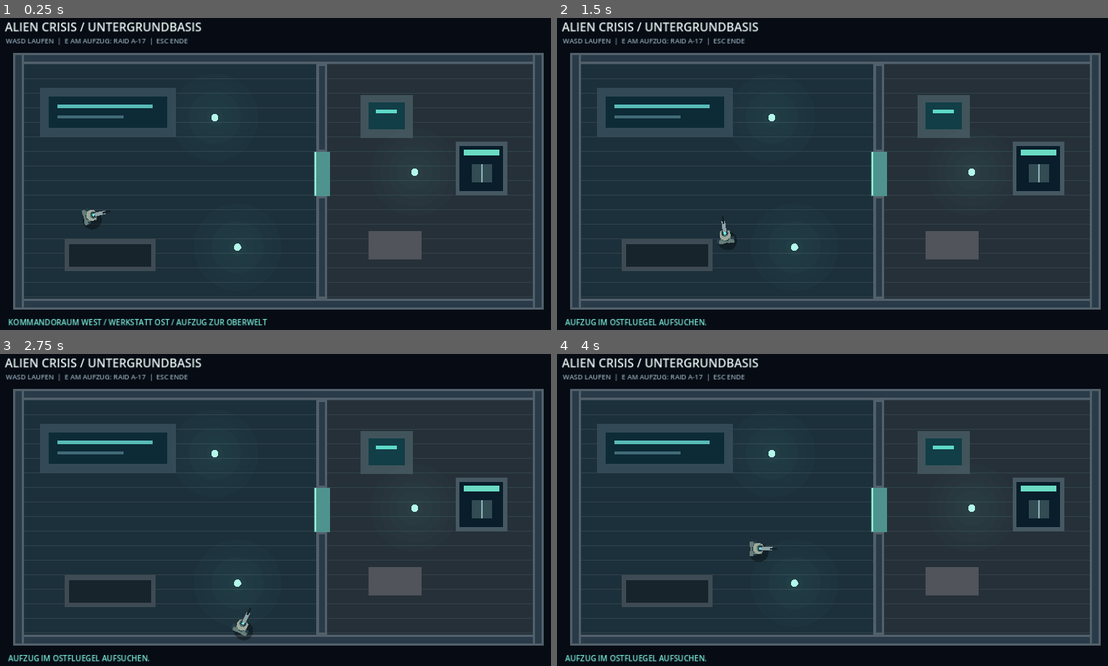
Above: before the commit, frames 1-4 (two rows, left to right).
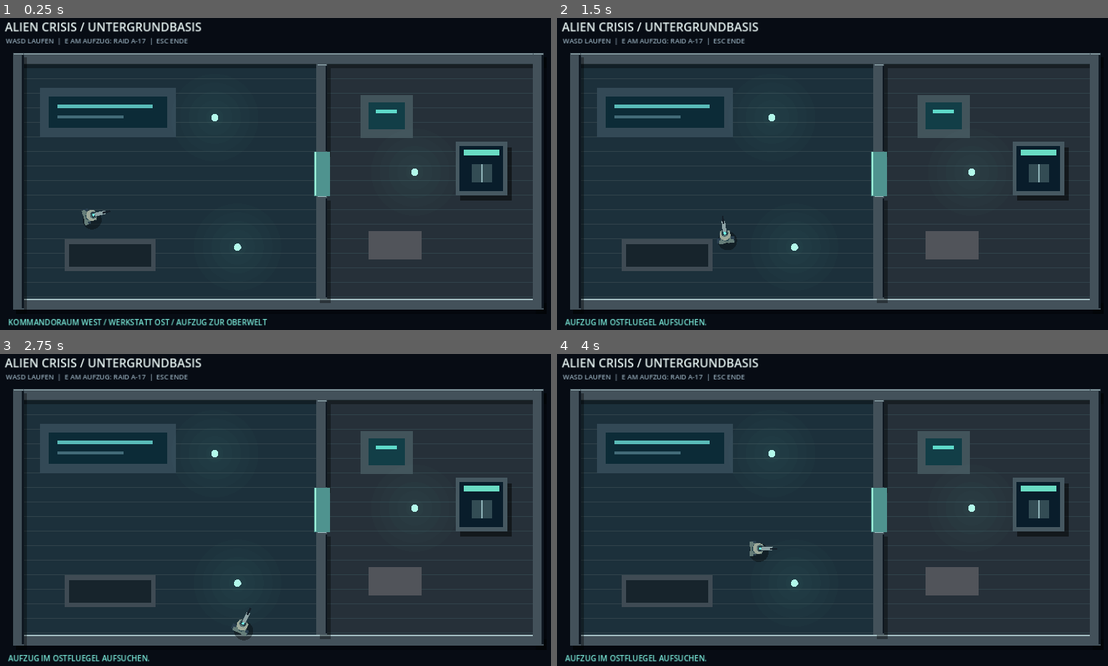
Above: after the commit, the same moments.

Repository: mihnenfeld/Project-Alien-Crisis
Game: Godot game, scene res://scenes/demo_base_hub.tscn
Same seed, same stepped clock (60 frames per second), same inputs: the game is played once before the commit and once after it. This scene is started directly instead of the project's main scene.
Inputs (mouse positions are in pixels of both pictures, inside the frame that each line leads up to):
- Up to frame 1 (0.25 s): no input
- Up to frame 2 (1.5 s): tap Enter at 0.5 s; move the mouse to (964, 155) at 0.52 s; hold D (move_right) 0.53-1.28 s; tap E (interact) at 0.6, 1.35 s; move the mouse to (716, 189) at 1.27 s; hold S (move_down) from 1.28 s (still down)
- Up to frame 3 (2.75 s): move the mouse to (336, 435) at 2.02 s; release S (move_down) at 2.03 s; hold D (move_right) from 2.03 s (still down); tap E (interact) at 2.1 s
- Up to frame 4 (4 s): move the mouse to (804, 572) at 2.77 s; release D (move_right) at 2.78 s; hold W (move_up) 2.78-3.53 s; tap E (interact) at 2.85, 3.6 s; move the mouse to (1008, 556) at 3.52 s; hold A (move_left) from 3.53 s (still down)

The runs differ from the first frame. In frame 1, 8.4% of the frame differs, in the area x 2-99%, y 11-94%; in frame 2, 8.4%; in frame 3, 8.3%; in frame 4, 8.4%.

Commit message:
Texture underground base floors, walls and elevator with depth shading

Diff:
--- a/scripts/demo_base_hub.gd
+++ b/scripts/demo_base_hub.gd
@@ -44,6 +44,8 @@
         draw_line(Vector2(x, 122), Vector2(x, 638), Color("#31434b"), 1)
     for y in range(122, 638, 32):
         draw_line(Vector2(80, y), Vector2(1200, y), Color("#31434b"), 1)
+    _surface("floor", Rect2(80, 122, 644, 516), 0.60)
+    _surface("floor", Rect2(748, 122, 452, 516), 0.60)
     draw_rect(Rect2(115, 174, 300, 110), Color("#334956"))
     draw_rect(Rect2(135, 193, 260, 70), Color("#0c2b37"))
     draw_rect(Rect2(154, 211, 210, 8), Color("#59bbb8"))
@@ -55,15 +57,16 @@
     draw_rect(Rect2(855, 223, 46, 8), Color("#5edaca"))
     draw_rect(Rect2(839, 490, 117, 62), Color("#51545a"))
     # Lift with unmistakable teal destination indicator.
+    draw_rect(Rect2(LIFT.position + Vector2(10, 12), LIFT.size), Color(0, 0, 0, 0.50))
     draw_rect(LIFT, Color("#465861"))
+    _surface("elevator", LIFT, 0.66)
     draw_rect(LIFT.grow(-9), Color("#091d2b"))
     draw_rect(Rect2(1048, 311, 79, 12), Color("#69dbc3"))
     draw_rect(Rect2(1065, 343, 46, 40), Color("#334c54"))
     draw_line(Vector2(1088, 343), Vector2(1088, 383), Color("#8eb2b7"), 3)
     for obstacle in BLOCKS:
         if obstacle.size.y >= 170 or obstacle.size.x >= 500:
-            draw_rect(obstacle, Color("#52606b"))
-            draw_rect(obstacle.grow(-5), Color("#293b48"))
+            _wall_depth(obstacle)
     # Clear passage between the two rooms.
     draw_rect(Rect2(718, 315, 36, 98), Color("#4f938f"))
     draw_line(Vector2(721, 316), Vector2(721, 411), Color("#9bf0d8"), 3)
